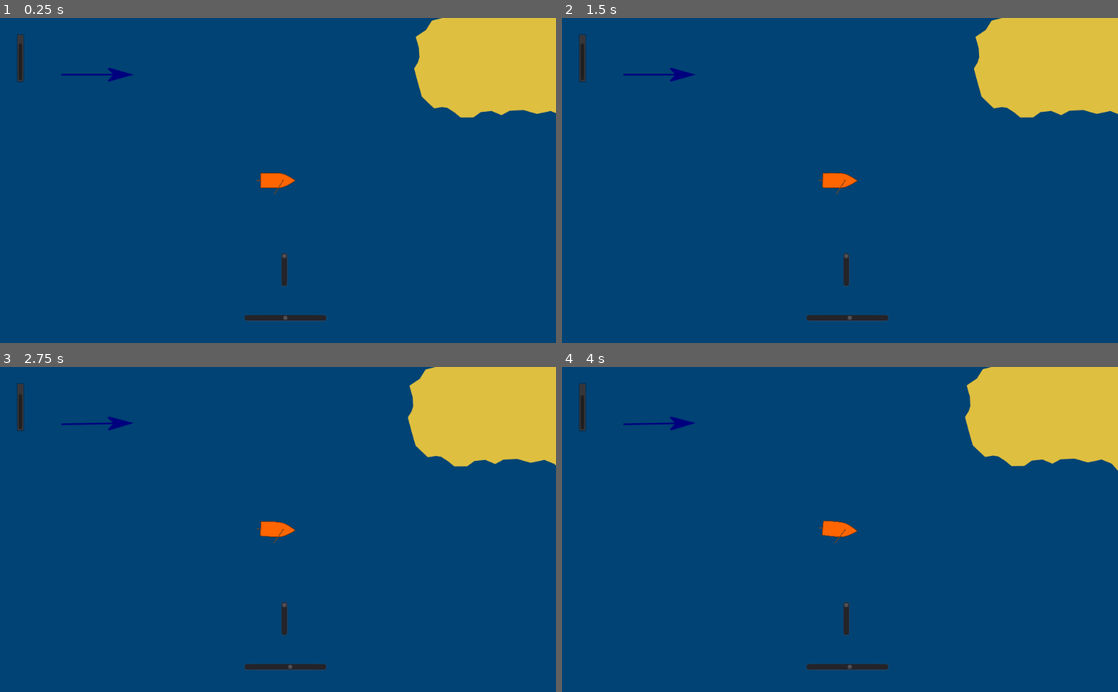
Above: before the commit, frames 1-4 (two rows, left to right).
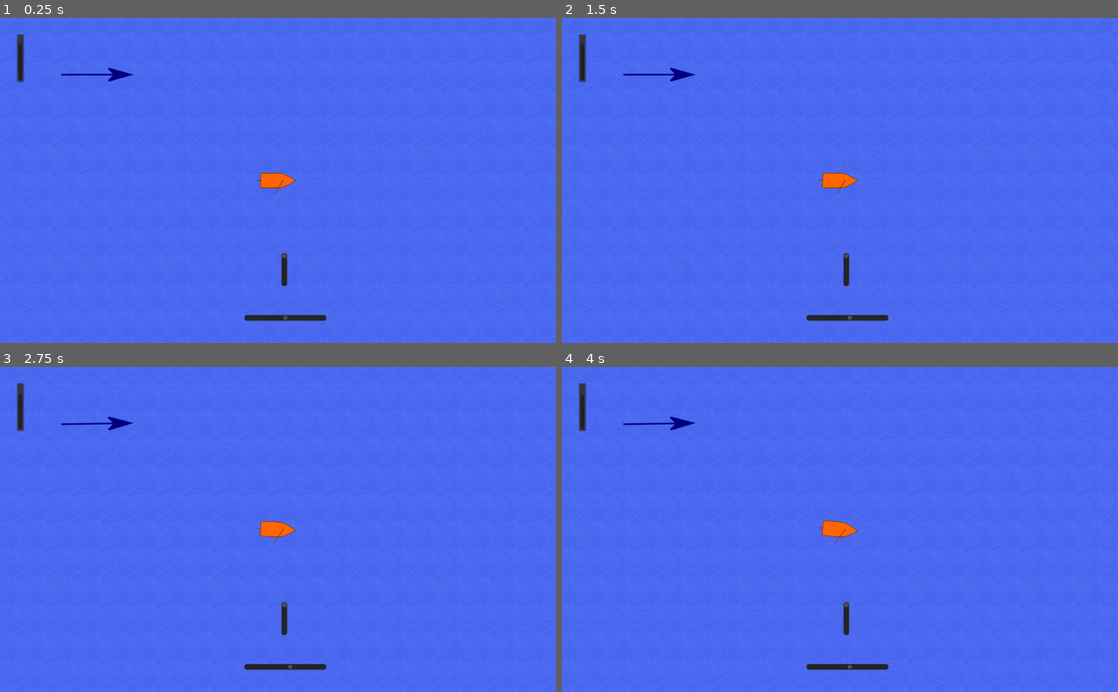
Above: after the commit, the same moments.

Repository: Windy1966/boot
Game: Godot game, scene res://Root.tscn
Two runs of this game, one before a commit and one after it. Both use one fixed random seed, a clock stepped at 60 frames per second and the inputs below.
Inputs:
- Up to frame 1 (0.25 s): no input
- Up to frame 2 (1.5 s): tap Enter at 0.5 s; hold D (rechts) 0.53-1.28 s; hold O (test_wind_minus) 0.53-1.28 s; tap Space at 1.25 s; hold S (unten) from 1.28 s (still down); tap P (test_wind_plus) at 1.35 s
- Up to frame 3 (2.75 s): release S (unten) at 2.03 s; hold D (rechts) from 2.03 s (still down); hold O (test_wind_minus) from 2.03 s (still down)
- Up to frame 4 (4 s): release D (rechts) at 2.78 s; release O (test_wind_minus) at 2.78 s; hold W (oben) 2.78-3.53 s; tap P (test_wind_plus) at 2.85 s; tap Enter at 3.5 s; hold A (links) from 3.53 s (still down); hold O (test_wind_minus) from 3.53 s (still down)

The runs differ from the first frame. In frame 1, 99% of the frame differs, in the area x 0-100%, y 0-100%; in frame 2, 99%; in frame 3, 99%; in frame 4, 99%.

Commit message:
Wasser Textur eingebaut

Diff:
--- a/Seekarte.tscn
+++ b/Seekarte.tscn
@@ -1,17 +1,24 @@
-[gd_scene load_steps=5 format=2]
+[gd_scene load_steps=6 format=2]
 
 [ext_resource path="res://HUD.tscn" type="PackedScene" id=1]
 [ext_resource path="res://Boot.tscn" type="PackedScene" id=2]
 [ext_resource path="res://welt/Inseln.tscn" type="PackedScene" id=3]
 [ext_resource path="res://Seekarte.gd" type="Script" id=4]
+[ext_resource path="res://welt/img/wasser_001.png" type="Texture" id=5]
 
 [node name="Seekarte" type="Node2D"]
 script = ExtResource( 4 )
+
+[node name="Polygon2D" type="Polygon2D" parent="."]
+texture = ExtResource( 5 )
+texture_scale = Vector2( 0.25, 0.25 )
+polygon = PoolVector2Array( 10460, 19759, -18059, 19651, -18131, -7396, 10820, -7647 )
 
 [node name="Boot" parent="." instance=ExtResource( 2 )]
 position = Vector2( -2000, 547 )
 
 [node name="Inseln" parent="." instance=ExtResource( 3 )]
+position = Vector2( -1697, 5544 )
 
 [node name="Camera2D" type="Camera2D" parent="."]
 position = Vector2( -2000, 544 )
--- a/welt/insel8.tscn
+++ b/welt/insel8.tscn
@@ -1,6 +1,9 @@
-[gd_scene format=2]
+[gd_scene load_steps=2 format=2]
+
+[ext_resource path="res://bilder/boot.png" type="Texture" id=1]
 
 [node name="Insel8" type="Node2D"]
+position = Vector2( -463, 374 )
 
 [node name="StaticBody2D" type="StaticBody2D" parent="."]
 
@@ -11,3 +14,7 @@
 color = Color( 0.878431, 0.752941, 0.254902, 1 )
 antialiased = true
 polygon = PoolVector2Array( 51, -1569, 186, -1569, 327, -1595, 521, -1740, 630, -1866, 763, -1900, 873, -2005, 992, -20 …(5393 unchanged characters)…
+
+[node name="Boot" type="Sprite" parent="."]
+position = Vector2( 3119, -4178 )
+texture = ExtResource( 1 )
Binary file added: welt/img/wasser_001.png
Not shown, added: welt/img/wasser_001.png.import
